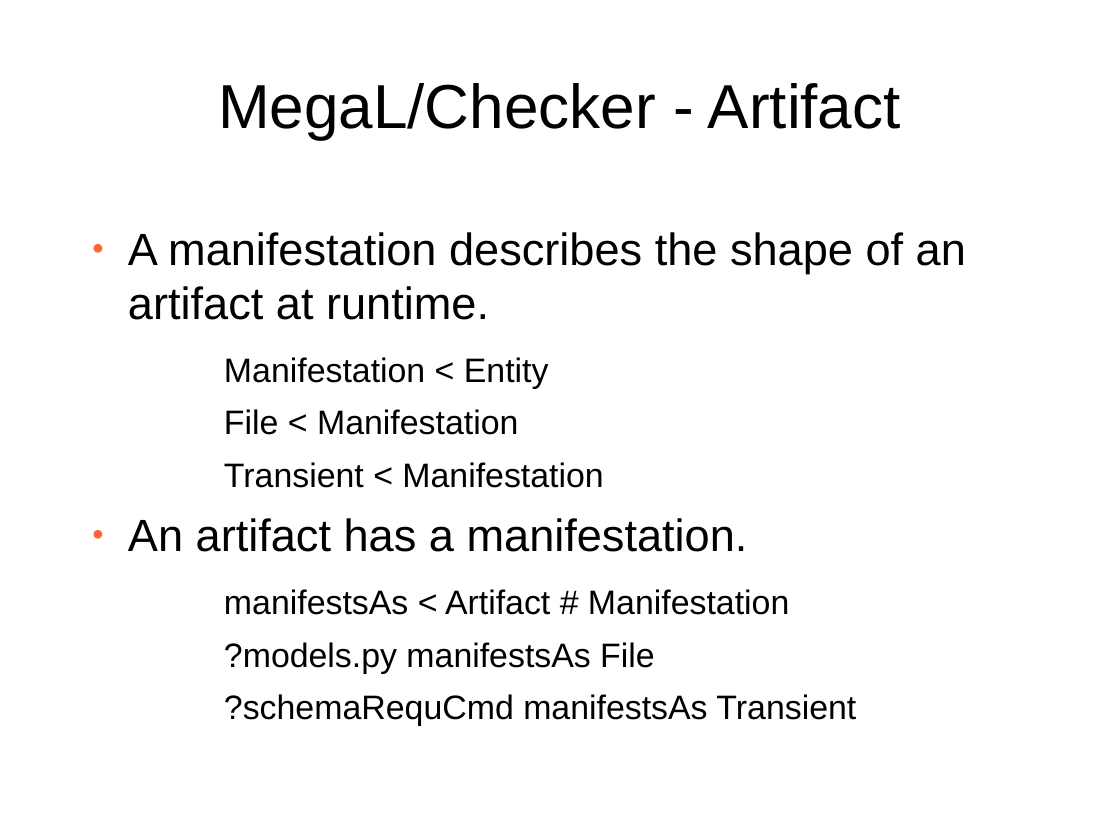
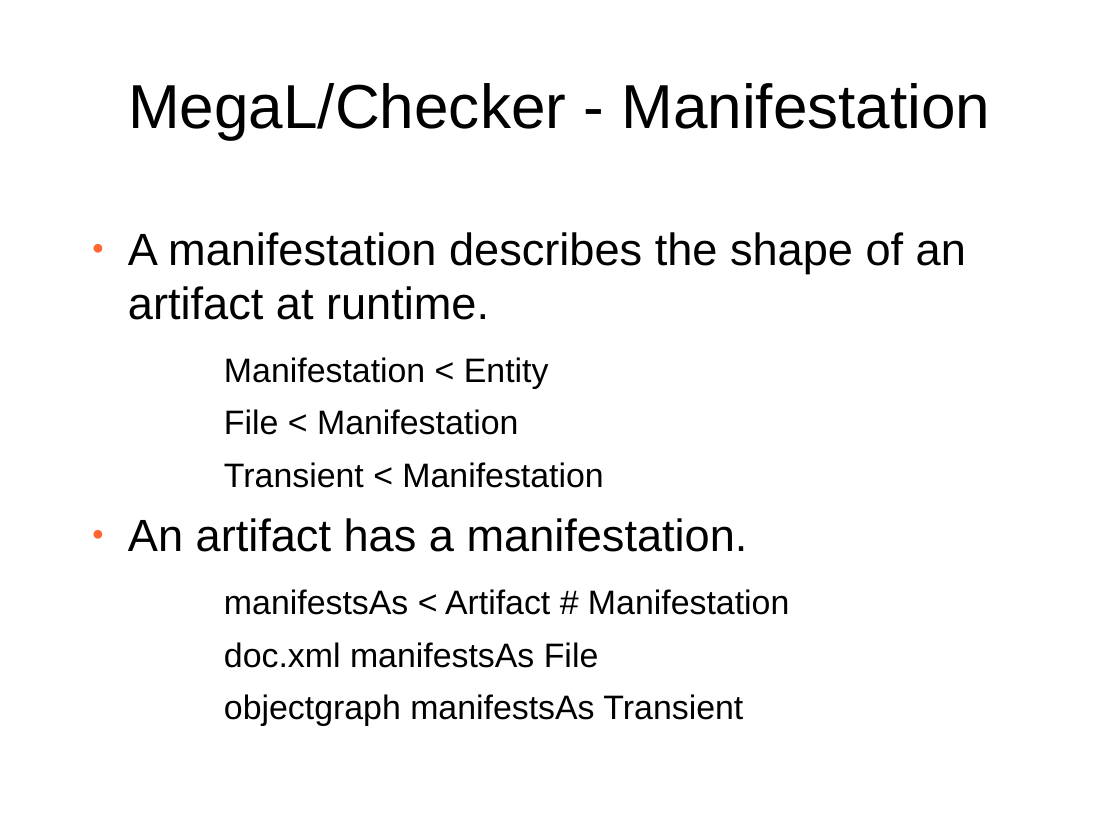
Before and after one commit to softlang/megalib, a slide deck: slide 12 of docs/LanguageDescription.odp (slide 11 before the commit). Drawn at 1120x840 pixels with LibreOffice and Linux fonts; fonts in the diff are those of the drawing; background and template pictures are left out. Boxes give left, top, right and bottom in pixels: in the first picture for what was removed or moved away, otherwise in the second. Text is boxed around its words. In the diff, an @@ line names an element or a change of style, - is before the commit and + after.

```diff
--- a/docs/LanguageDescription.odp
+++ b/docs/LanguageDescription.odp
@@ title at (128, 83, 990, 139): text changed @@
-MegaL/Checker - Artifact
+MegaL/Checker - Manifestation
@@ text at (224, 642, 743, 726): text changed @@
-    − ?models.py manifestsAs File
-    − ?schemaRequCmd manifestsAs Transient
+    − doc.xml manifestsAs File
+    − objectgraph manifestsAs Transient
```
Also in this commit, not shown: 12 other slides changed, 9 slides added, 4 slides removed, 1 other file.
